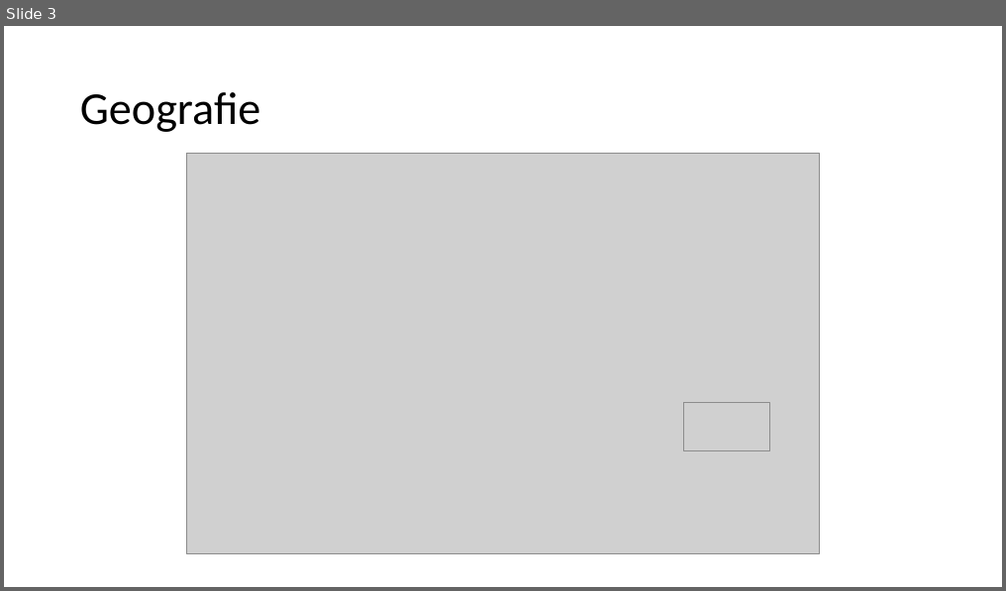
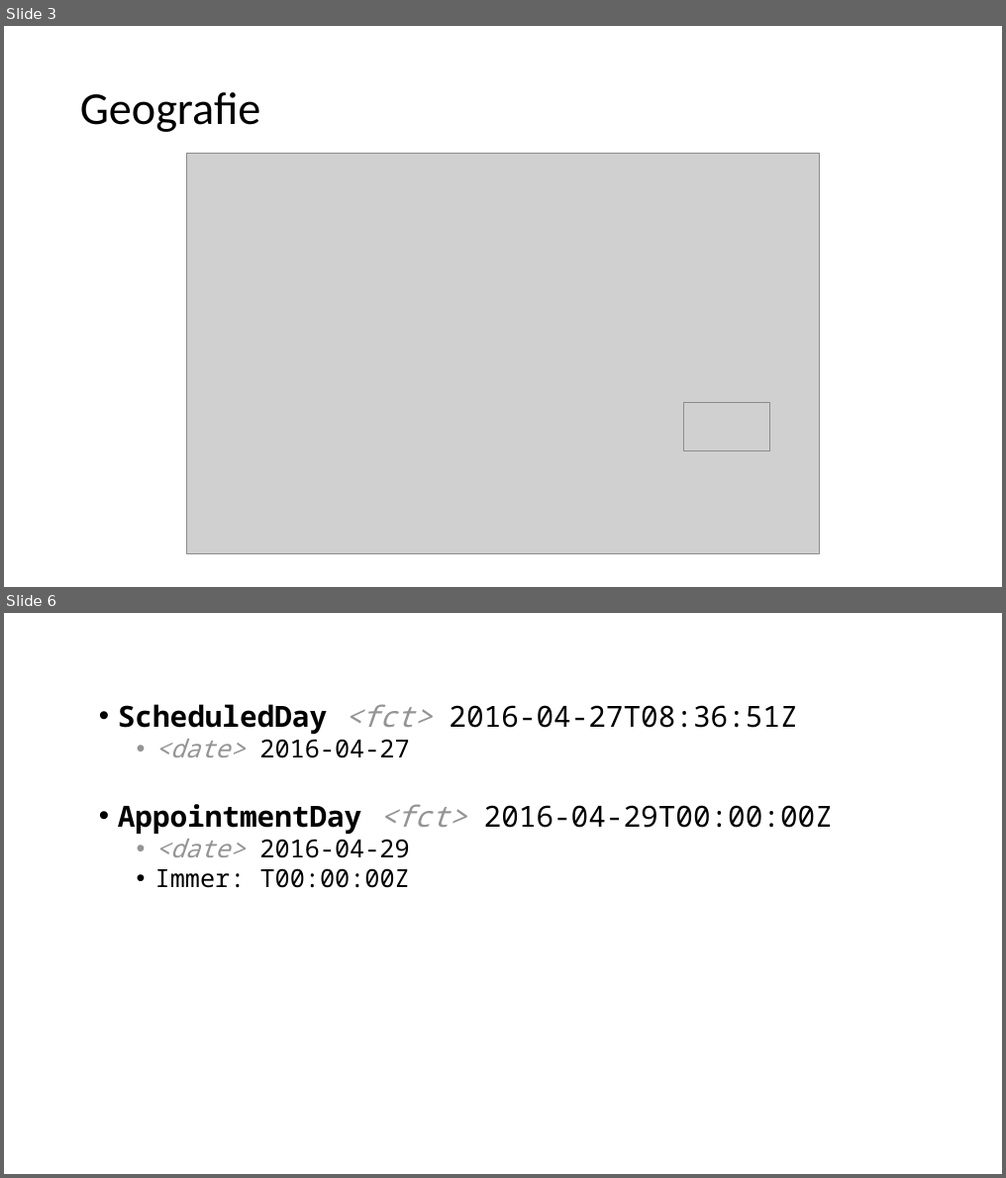
Before and after one commit to soldiervinz/BI_AppointmentShowUp, a slide deck: Medical Appointment No Shows.pptx. Shown one above the other, each under a label of ours: slide 3 before the commit, slides 3 and 6 after it; the slides between them are not shown. The pictures are 1006x591 and 1006x1178 pixels, drawn with LibreOffice and Linux fonts; fonts in the diff are those of the drawing; grey boxes stand for pictures. Boxes give left, top, right and bottom in pixels: in the first picture for what was removed or moved away, otherwise in the second. Text is boxed around its words. In the diff, an @@ line names an element or a change of style, - is before the commit and + after.

```diff
--- a/Medical Appointment No Shows.pptx
+++ b/Medical Appointment No Shows.pptx
@@ slide 6 added at bbox=[4, 613, 1002, 1174], background #FFFFFF @@
@@ text added at bbox=[118, 704, 833, 888], 28 pt, text #000000 @@
+• ScheduledDay <fct> 2016-04-27T08:36:51Z
+  • <date> 2016-04-27
+• AppointmentDay <fct> 2016-04-29T00:00:00Z
+  • <date> 2016-04-29
+  • Immer: T00:00:00Z
```
Also in this commit, not shown: 1 slide changed, 4 other slides added.
